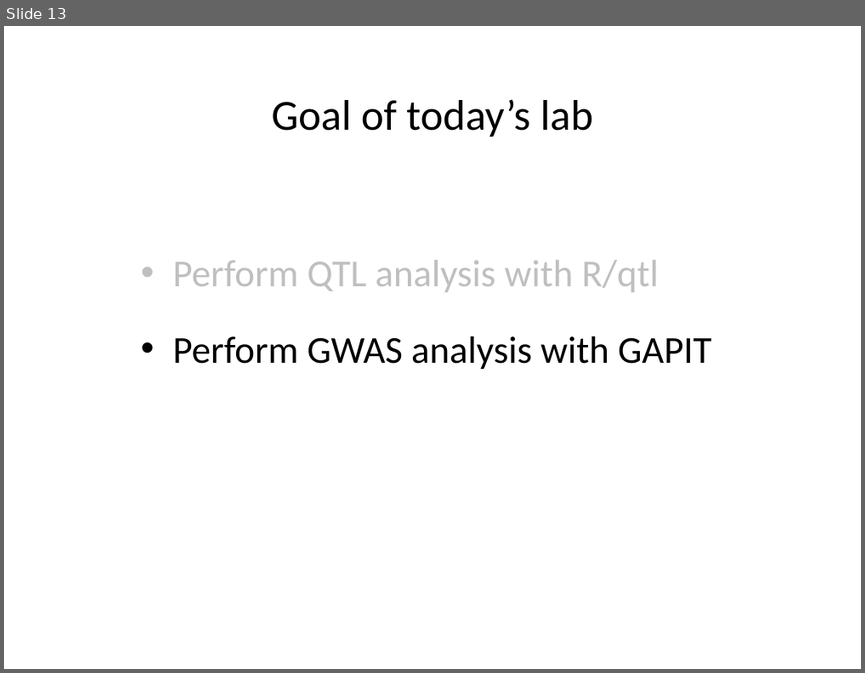
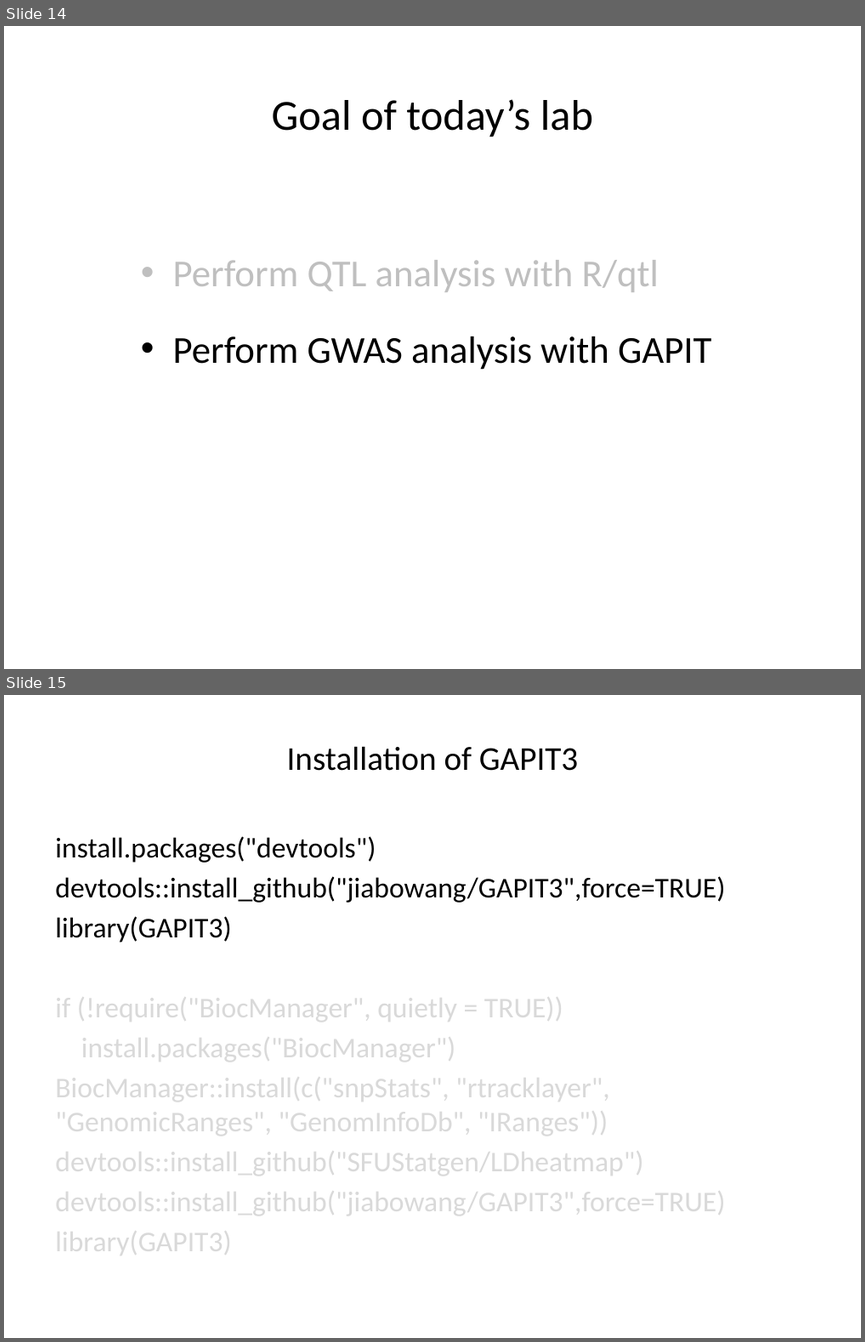
Before and after one commit to liu3zhenlab/teaching, a slide deck: PLPTH813Bioinformatis/2023/labs/lab07_qtl_gwas.pptx. Shown one above the other, each under a label of ours: slide 13 before the commit, slides 14 and 15 after it. The pictures are 865x673 and 865x1342 pixels, drawn with LibreOffice and Linux fonts; fonts in the diff are those of the drawing. Boxes give left, top, right and bottom in pixels: in the first picture for what was removed or moved away, otherwise in the second. Text is boxed around its words. In the diff, an @@ line names an element or a change of style, - is before the commit and + after.

```diff
--- a/PLPTH813Bioinformatis/2023/labs/lab07_qtl_gwas.pptx
+++ b/PLPTH813Bioinformatis/2023/labs/lab07_qtl_gwas.pptx
@@ slide 15 added at [4, 695, 861, 1338], background #FFFFFF @@
@@ title added at [287, 746, 578, 771], 28 pt, text #000000 @@
+Installation of GAPIT3
@@ text added at [55, 836, 725, 942], 24 pt, text #000000 @@
+install.packages("devtools")
+devtools::install_github("jiabowang/GAPIT3",force=TRUE)
+library(GAPIT3)
@@ text added at [55, 990, 725, 1259], 24 pt, text #D9D9D9 @@
+if (!require("BiocManager", quietly = TRUE))
+install.packages("BiocManager")
+BiocManager::install(c("snpStats", "rtracklayer", "GenomicRanges", "GenomInfoDb", "IRanges"))
+devtools::install_github("SFUStatgen/LDheatmap")
+devtools::install_github("jiabowang/GAPIT3",force=TRUE)
+library(GAPIT3)
@@ what was slide 13 is now slide 14 @@
```
Also in this commit, not shown: 8 slides changed, 2 other slides added, 2 slides removed, 1 other file.
